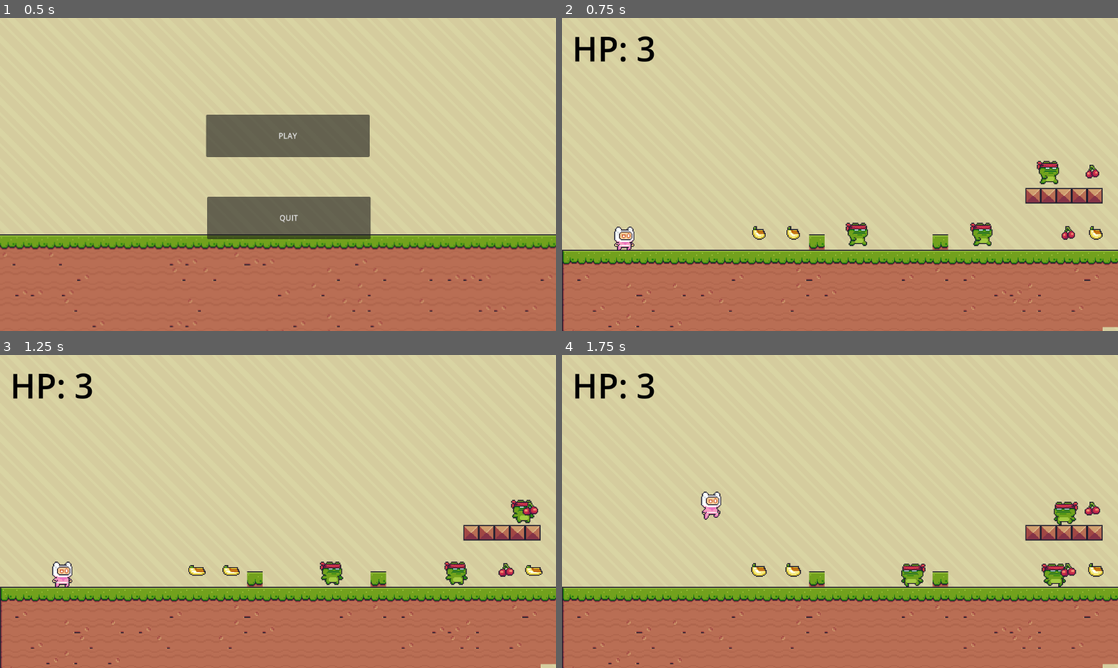
Above: before the commit, frames 1-4 (two rows, left to right).
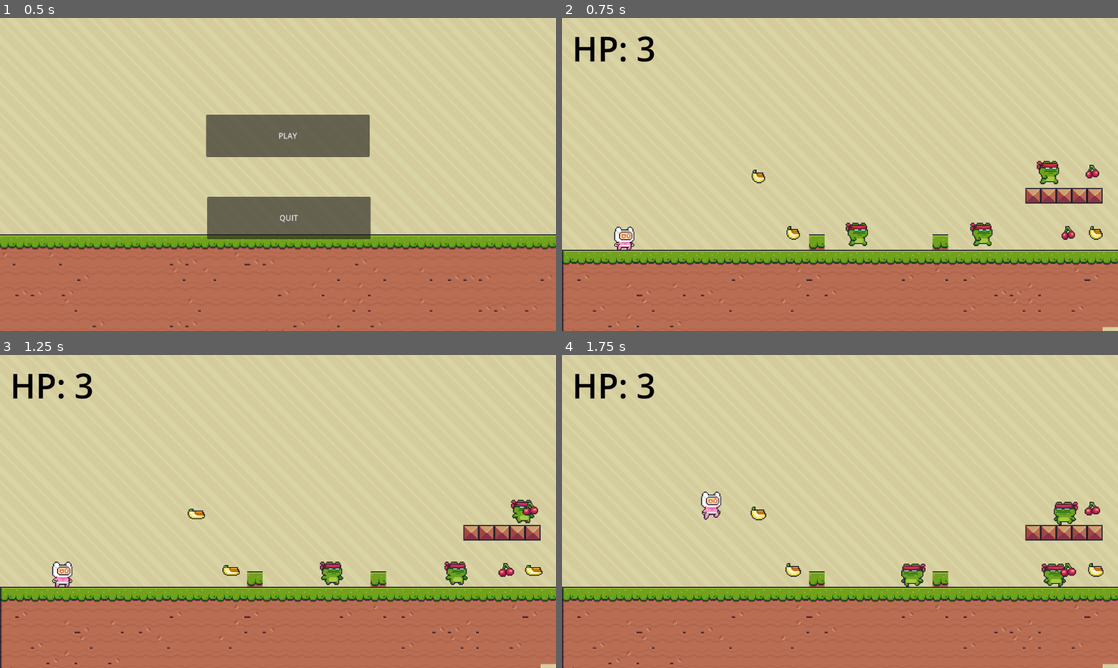
Above: after the commit, the same moments.

Repository: zyguel/Finks-Revenge
Game: Godot game, scene res://scenes/main_menu.tscn
Same seed, same stepped clock (60 frames per second), same inputs: the game is played once before the commit and once after it.
Inputs:
- Up to frame 1 (0.5 s): no input
- Up to frame 2 (0.75 s): click "PLAY" at 0.5 s
- Up to frame 3 (1.25 s): no input
- Up to frame 4 (1.75 s): hold D (move_right) from 1.28 s (still down); tap Space (jump) at 1.52 s

Frame 1 is identical in both runs. In frame 2, 0.2% of the frame differs, in the area x 34-37%, y 48-71%; in frame 3, 0.2%; in frame 4, 0.2%, in the area x 33-37%, y 48-71%.

Commit message:
Practice

Diff:
--- a/scenes/map.tscn
+++ b/scenes/map.tscn
@@ -590,7 +590,7 @@
 position = Vector2(479, 447)
 
 [node name="Banana2" parent="." instance=ExtResource("3_wl771")]
-position = Vector2(408, 447)
+position = Vector2(407, 330)
 
 [node name="Banana3" parent="." instance=ExtResource("3_wl771")]
 position = Vector2(1106, 447)
